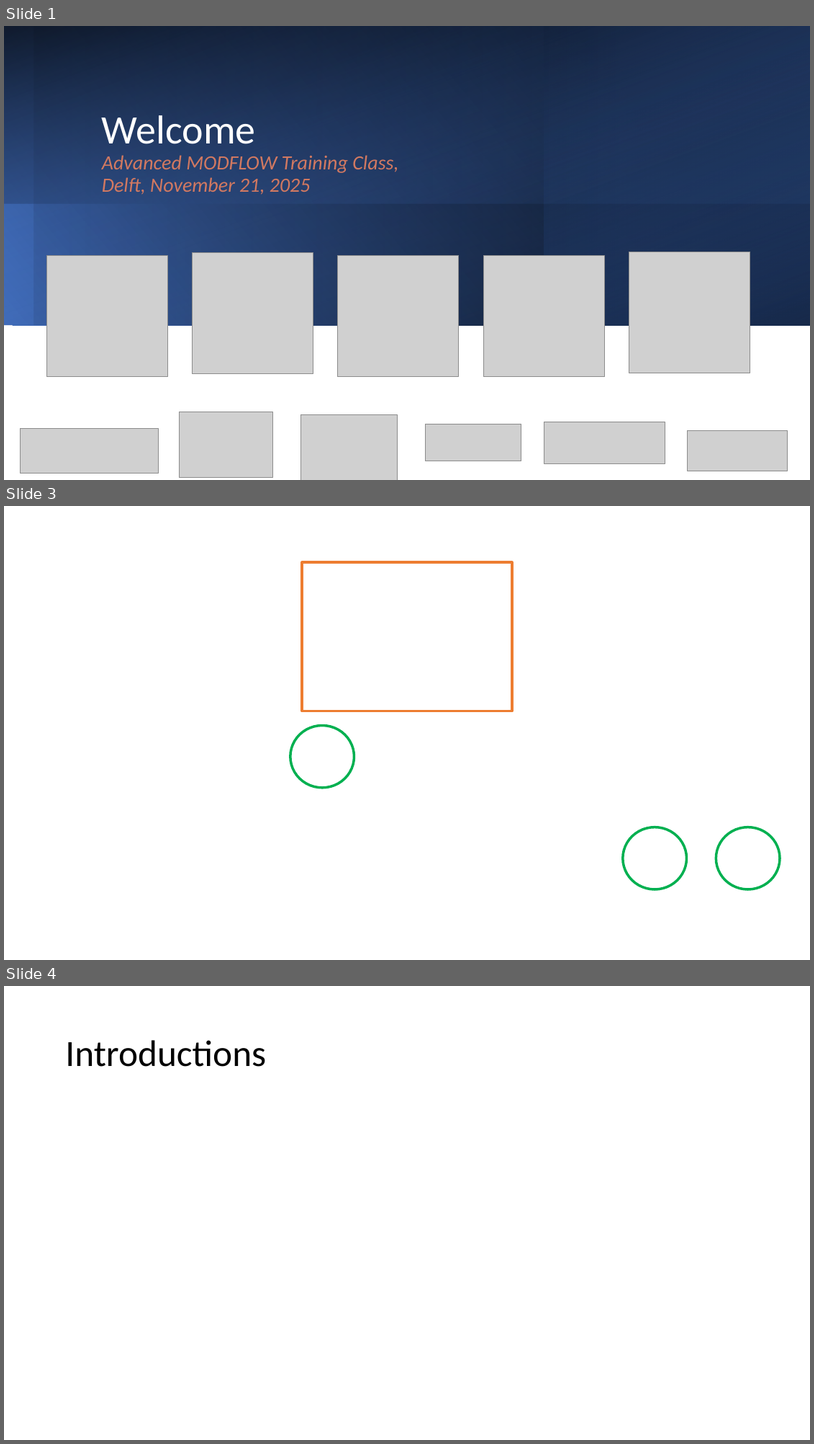
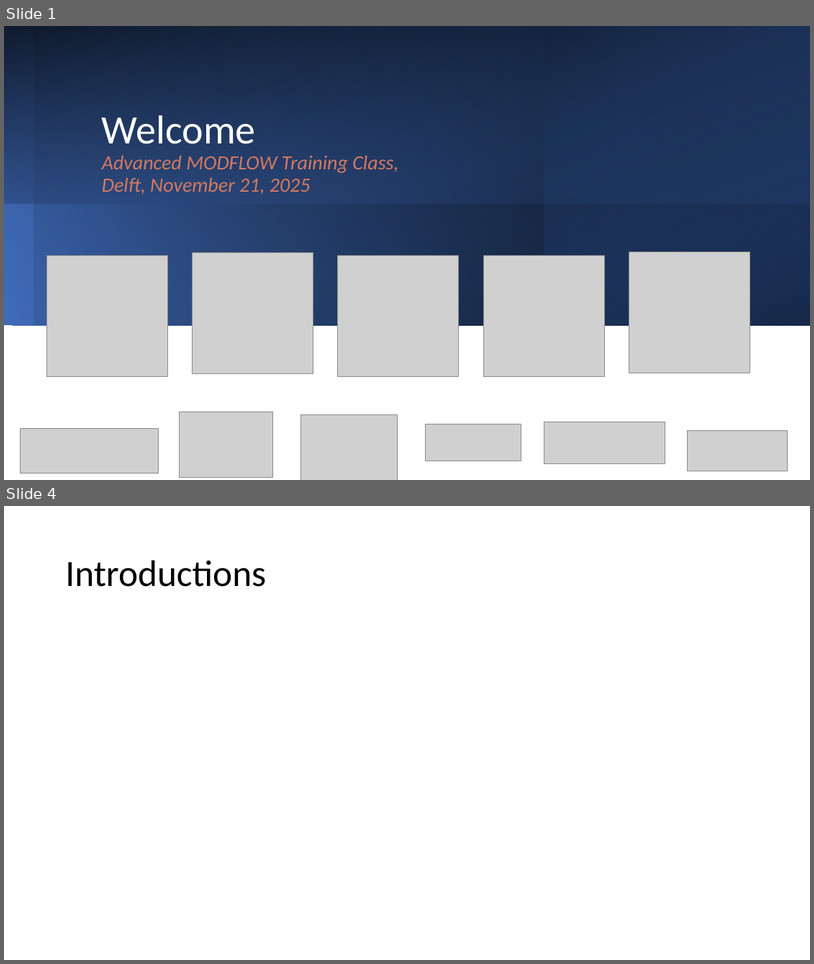
Before and after one commit to jdhughes-dev/modflow-dsd25, a slide deck: presentations/0-Welcome.pptx. Shown one above the other, each under a label of ours: slides 1, 3 and 4 before the commit, slides 1 and 4 after it; the slides between them are not shown. The pictures are 814x1444 and 814x964 pixels, drawn with LibreOffice and Linux fonts; fonts in the diff are those of the drawing; grey boxes stand for pictures; background and template pictures are left out. Boxes give left, top, right and bottom in pixels: in the first picture for what was removed or moved away, otherwise in the second. Text is boxed around its words. In the diff, an @@ line names an element or a change of style, - is before the commit and + after.

```diff
--- a/presentations/0-Welcome.pptx
+++ b/presentations/0-Welcome.pptx
@@ slide 3 removed at box(4, 506, 810, 960), background picture (left out) @@
@@ rectangle removed at box(302, 562, 512, 711) @@
@@ ellipse removed at box(291, 725, 355, 788) @@
@@ ellipse removed at box(623, 827, 687, 890) @@
@@ ellipse removed at box(717, 827, 781, 890) @@
```
Also in this commit, not shown: 1 slide changed, 3 slides added, 2 other slides removed, 4 other files.
